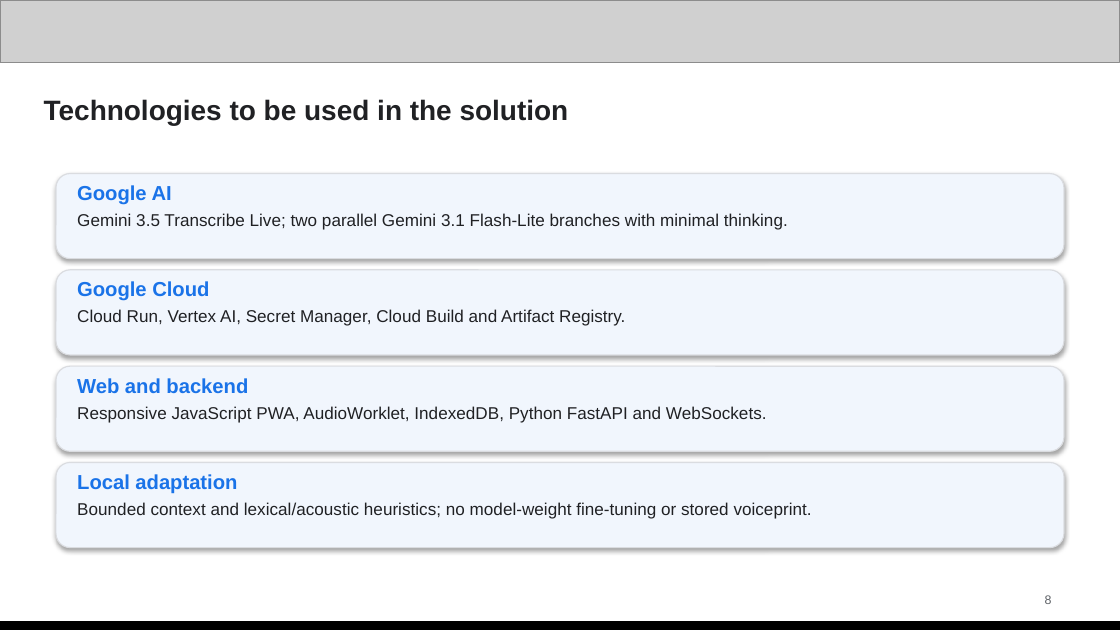
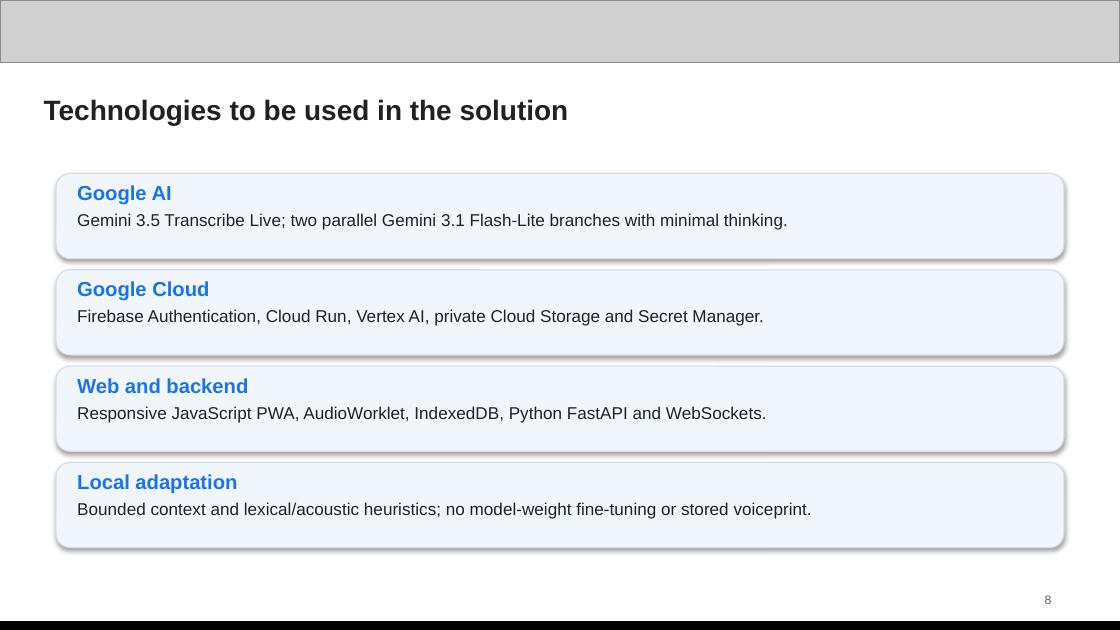
Before and after one commit to U4AR/LingoLive, a slide deck: slide 8 of docs/submission/LingoLive-Pitch-Deck.pptx. Drawn at 1120x630 pixels with LibreOffice and Linux fonts; fonts in the diff are those of the drawing; grey boxes stand for pictures. Boxes give left, top, right and bottom in pixels: in the first picture for what was removed or moved away, otherwise in the second. Text is boxed around its words. In the diff, an @@ line names an element or a change of style, - is before the commit and + after.

```diff
--- a/docs/submission/LingoLive-Pitch-Deck.pptx
+++ b/docs/submission/LingoLive-Pitch-Deck.pptx
@@ text at (x1=77, y1=309, x2=763, y2=326): text changed @@
-Cloud Run, Vertex AI, Secret Manager, Cloud Build and Artifact Registry.
+Firebase Authentication, Cloud Run, Vertex AI, private Cloud Storage and Secret Manager.
```
Also in this commit, not shown: 6 other slides changed, 36 other files.
